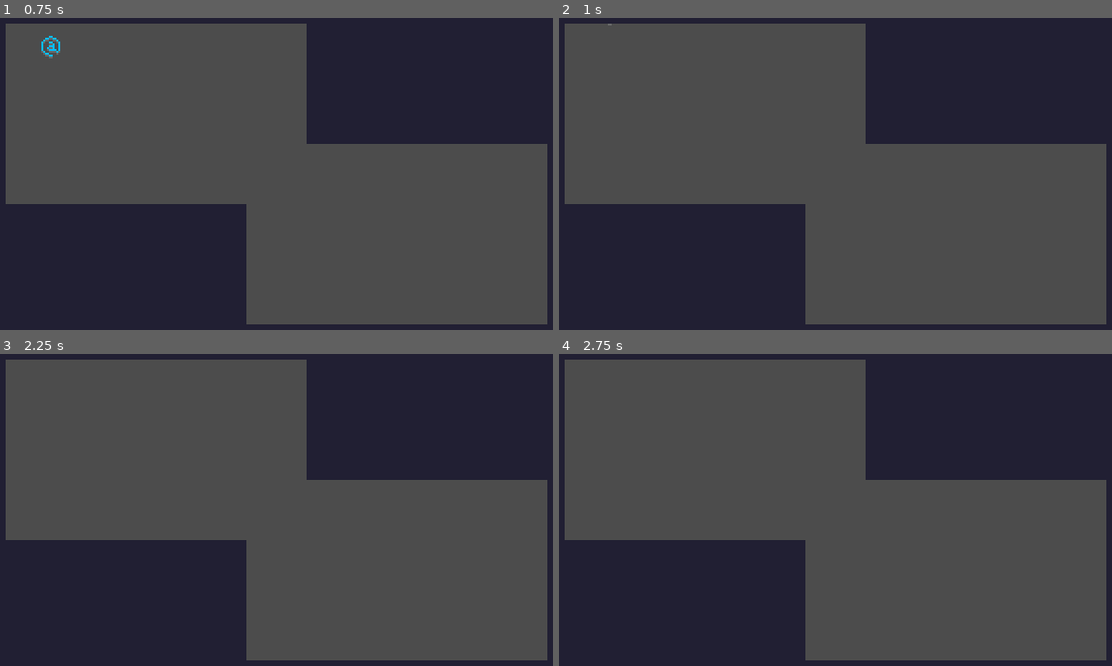
Above: before the commit, frames 1-4 (two rows, left to right).
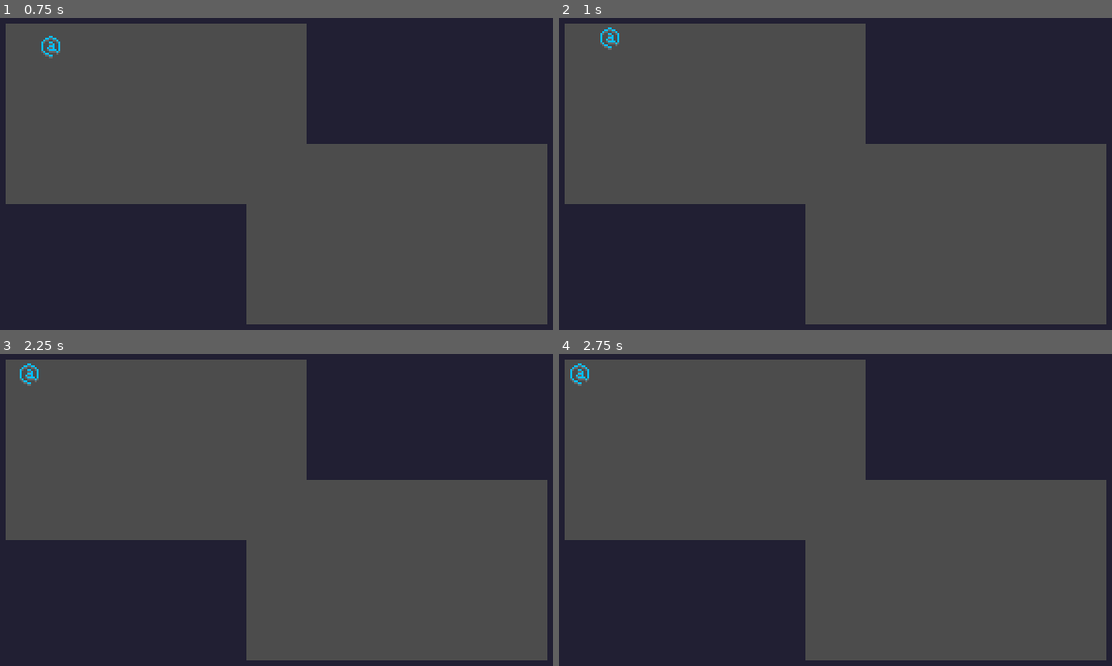
Above: after the commit, the same moments.

Repository: jackwkinsey/time-game-jam
Game: Godot game, scene res://test.tscn
Two runs of this game, one before a commit and one after it. Both use one fixed random seed, a clock stepped at 60 frames per second and the inputs below.
Inputs:
- Up to frame 1 (0.75 s): tap Enter at 0.5 s; hold Up (ui_up) from 0.53 s (still down)
- Up to frame 2 (1 s): keep holding Up (ui_up)
- Up to frame 3 (2.25 s): tap Space at 1.25 s; tap Enter at 2 s; release Up (ui_up) at 2.03 s; hold Left (ui_left) from 2.03 s (still down)
- Up to frame 4 (2.75 s): keep holding Left (ui_left)

Frame 1 is identical in both runs. In frame 2, 0.1% of the frame differs, in the area x 7-11%, y 1-11%; in frame 3, 0.1%; in frame 4, 0.1%.

Commit message:
feat: add collision checking with raycast

Diff:
--- a/Scripts/Player.gd
+++ b/Scripts/Player.gd
@@ -7,22 +7,28 @@
 var target_position = Vector2();
 var move_direction = Vector2();
 
+onready var ray = $RayCast2D;
+
 func _ready():
 	position = position.snapped(Vector2(TILE_SIZE, TILE_SIZE));
 	last_position = position;
 	target_position = position;
 
 func _process(delta):
-	# move the player based on move direction
-	position += move_direction * SPEED * delta;
+	if ray.is_colliding():
+		position = last_position;
+		target_position = last_position;
+	else:
+		# move the player based on move direction
+		position += move_direction * SPEED * delta;
 
-	# if the player moved further than one space, snap to target position
-	if position.distance_to(last_position) >= TILE_SIZE - SPEED * delta:
-		position = target_position;
+		# if the player moved further than one space, snap to target position
+		if position.distance_to(last_position) >= TILE_SIZE - SPEED * delta:
+			position = target_position;
 
 	if position == target_position:
 		# only get movement direction from input when player is at target position
-		move_direction = get_move_direction();
+		get_move_direction();
 		last_position = position;
 		target_position += move_direction * TILE_SIZE;
 
@@ -31,12 +37,13 @@
 	var left = int(Input.is_action_pressed("ui_left"));
 	var down = int(Input.is_action_pressed("ui_down"));
 	var up = int(Input.is_action_pressed("ui_up"));
-	var x = right - left;
-	var y = down - up;
+
+	move_direction.x = right - left;
+	move_direction.y = down - up;
 
 	# Prevent diagonal movement...eventually want to allow this!
-	if x != 0 && y != 0:
-		x = 0;
-		y = 0;
+	if move_direction.x != 0 && move_direction.y != 0:
+		move_direction = Vector2.ZERO;
 
-	return Vector2(x, y);
+	if move_direction != Vector2.ZERO:
+		ray.cast_to = move_direction * TILE_SIZE / 2;
